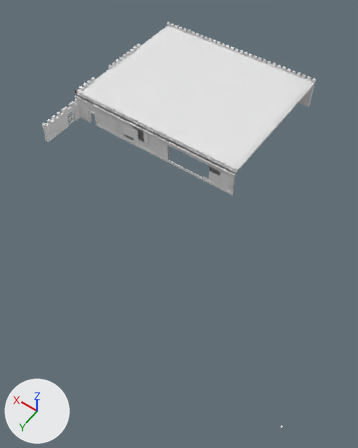
Two versions of the FBX model models/AR_FataMorgana/exports/AR_FataMorgana_kantelen.fbx, one commit apart.
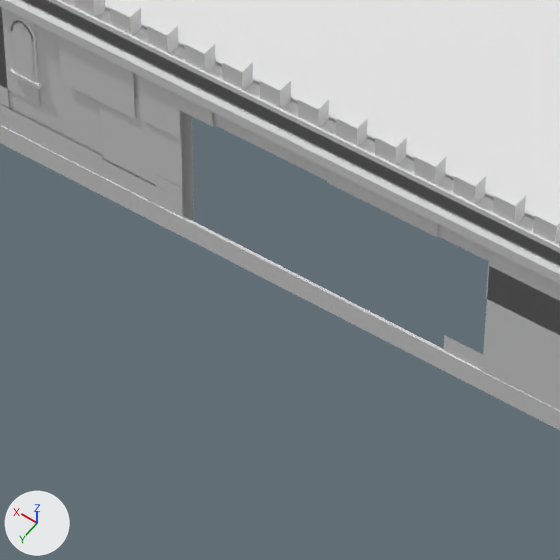
Old and new are each drawn whole from a camera (50 mm lens) standing at (-0.2, 21.8, 61.1) and looking at (29.1, -19.2, -3.3) and again close up on the part from 40% to 61% of the width and 29% to 46% of the height. The axes (+X, +Y, +Z) are drawn at lower left. The lights are the same throughout. The older version's two pictures come first. Vertices at exactly the same position are counted once.

Script lines for the objects in view, before the commit:
```python
me_fm_kantelen_lijst_001 = bpy.data.meshes.new('FM_kantelen_lijst.001')
me_fm_kantelen_lijst_001.from_pydata(...)  # 1104 vertices, 1374 faces; spans x 23.8..58.1, y -55.2..-18.5, z -0.1..5.5
me_fm_kantelen_lijst_001.materials.append(mat_fm_lijst)  # white #e7e7e7
me_fm_kantelen_stuc_001 = bpy.data.meshes.new('FM_kantelen_stuc.001')
me_fm_kantelen_stuc_001.from_pydata(...)  # 977 vertices, 1550 faces; spans x 24.0..57.9, y -55.0..-18.6, z 0.0..6.0
me_fm_kantelen_stuc_001.materials.append(mat_fm_stuc)  # white #e7e7e7
me_fm_kantelen_vlek1_001 = bpy.data.meshes.new('FM_kantelen_vlek1.001')
me_fm_kantelen_vlek1_001.from_pydata(...)  # 39 vertices, 21 faces; spans x 24.8..57.9, y -55.1..-26.9, z 0.0..4.7
me_fm_kantelen_vlek1_001.materials.append(mat_fm_vlek1)  # white #e7e7e7
me_fm_kantelen_voet_001 = bpy.data.meshes.new('FM_kantelen_voet.001')
me_fm_kantelen_voet_001.from_pydata(...)  # 146 vertices, 74 faces; spans x 24.0..58.0, y -55.1..-18.6, z 0.0..1.6
me_fm_kantelen_voet_001.materials.append(mat_fm_voet)  # white #e7e7e7
ob_fm_lijst_0_kantelen = bpy.data.objects.new('FM_lijst_0_kantelen', me_fm_kantelen_lijst_001)
ob_fm_lijst_0_kantelen.location = (0.0, 0.0, 0.0)
ob_fm_stuc_0_kantelen = bpy.data.objects.new('FM_stuc_0_kantelen', me_fm_kantelen_stuc_001)
ob_fm_stuc_0_kantelen.location = (0.0, 0.0, 0.0)
ob_fm_vlek1_0_kantelen = bpy.data.objects.new('FM_vlek1_0_kantelen', me_fm_kantelen_vlek1_001)
ob_fm_vlek1_0_kantelen.location = (0.0, 0.0, 0.0)
ob_fm_voet_0_kantelen = bpy.data.objects.new('FM_voet_0_kantelen', me_fm_kantelen_voet_001)
ob_fm_voet_0_kantelen.location = (0.0, 0.0, 0.0)
# also in view: 'FM_vlek2_0_kantelen' at (41.1, -41.0, 2.3); 'FM_raam_0_kantelen' at (46.4, -41.0, 3.7); 'FM_vlek3_0_kantelen' at (42.0, -38.2, 2.3); 'FM_streep_0_kantelen' at (41.0, -40.4, 2.9); 'FM_dak_0_kantelen' at (40.8, -41.0, 5.4)
```
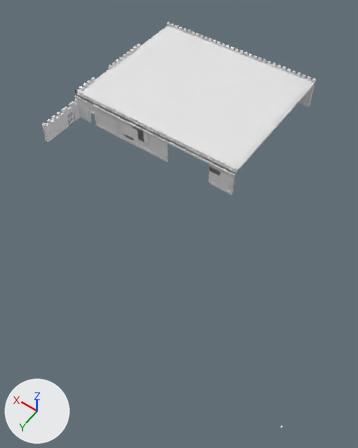
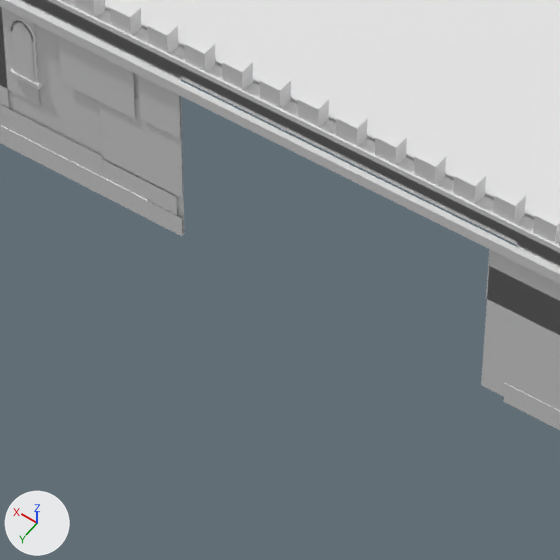
Where the change shows, as pixel boxes [x1, y1, x2, y2] in the close-ups (560 x 560 px; the box of a moved part takes in the faces that stretch with it):
'FM_voet_0_kantelen', reshaped: before [0, 105, 483, 370]; after [0, 105, 177, 216]
part 1 of me_fm_kantelen_stuc_001, cut back: before [180, 66, 493, 261]; after [18, 0, 560, 264]
part 2 of me_fm_kantelen_voet_001, deleted: before [156, 175, 183, 218]
part 3 of me_fm_kantelen_voet_001, cut back: before [443, 335, 483, 370]
part 4 of me_fm_kantelen_lijst_001, moved or reshaped: before [146, 79, 520, 403]; after [177, 79, 520, 250]
'FM_vlek2_0_kantelen', unchanged, covered by the edit: before [327, 169, 438, 237]

Edits to the bpy script that builds the scene:
```text
Change me_fm_kantelen_voet_001:
    used by ob_fm_voet_0_kantelen; location = (0.0, 0.0, 0.0)
    remove me_fm_kantelen_voet_001.from_pydata(...)  # 146 vertices, 74 faces; spans x 24.0..58.0, y -55.1..-18.6, z 0.0..1.6
    add me_fm_kantelen_voet_001.from_pydata(...)  # 209 vertices, 157 faces; spans x 24.0..58.0, y -55.1..-18.6, z 0.0..1.6
    me_fm_kantelen_voet_001 part 2: the loose piece of 6 vertices spanning x 37.0..37.8, y -26.9, z 0.0..1.6 is deleted
    me_fm_kantelen_voet_001 part 3: 2 vertices removed from x 29.7, y -27.0, z 0.0..1.1; 9 vertices added at x 24.0..28.0, y -27.0, z 0.0..1.4
    other edits to the shape of me_fm_kantelen_voet_001 do not show in these pictures
Change me_fm_kantelen_stuc_001:
    used by ob_fm_stuc_0_kantelen; location = (0.0, 0.0, 0.0)
    remove me_fm_kantelen_stuc_001.from_pydata(...)  # 977 vertices, 1550 faces; spans x 24.0..57.9, y -55.0..-18.6, z 0.0..6.0
    add me_fm_kantelen_stuc_001.from_pydata(...)  # 1179 vertices, 1932 faces; spans x 24.0..57.9, y -55.0..-18.6, z 0.0..6.0
    me_fm_kantelen_stuc_001 part 1: 13 vertices moved from x 30.0..36.0, y -27.4..-27.0, z 4.0 to x 30.0..36.0, y -27.4..-27.0, z 5.0; 23 vertices removed from x 29.0..40.0, y -27.4..-27.0, z 0.0..4.0; 225 vertices added at x 24.0..53.3, y -55.0..-27.0, z 0.0..5.4
Change me_fm_kantelen_lijst_001:
    used by ob_fm_lijst_0_kantelen; location = (0.0, 0.0, 0.0)
    remove me_fm_kantelen_lijst_001.from_pydata(...)  # 1104 vertices, 1374 faces; spans x 23.8..58.1, y -55.2..-18.5, z -0.1..5.5
    add me_fm_kantelen_lijst_001.from_pydata(...)  # 1160 vertices, 1447 faces; spans x 23.8..58.1, y -55.2..-18.5, z -0.1..5.5
    me_fm_kantelen_lijst_001 part 4: 7 vertices removed from x 23.9, y -27.0..-26.8, z 0.0..4.8; 12 vertices added at x 24.0..25.0, y -27.0..-26.8, z 4.6..5.5
    other edits to the shape of me_fm_kantelen_lijst_001 do not show in these pictures
```
